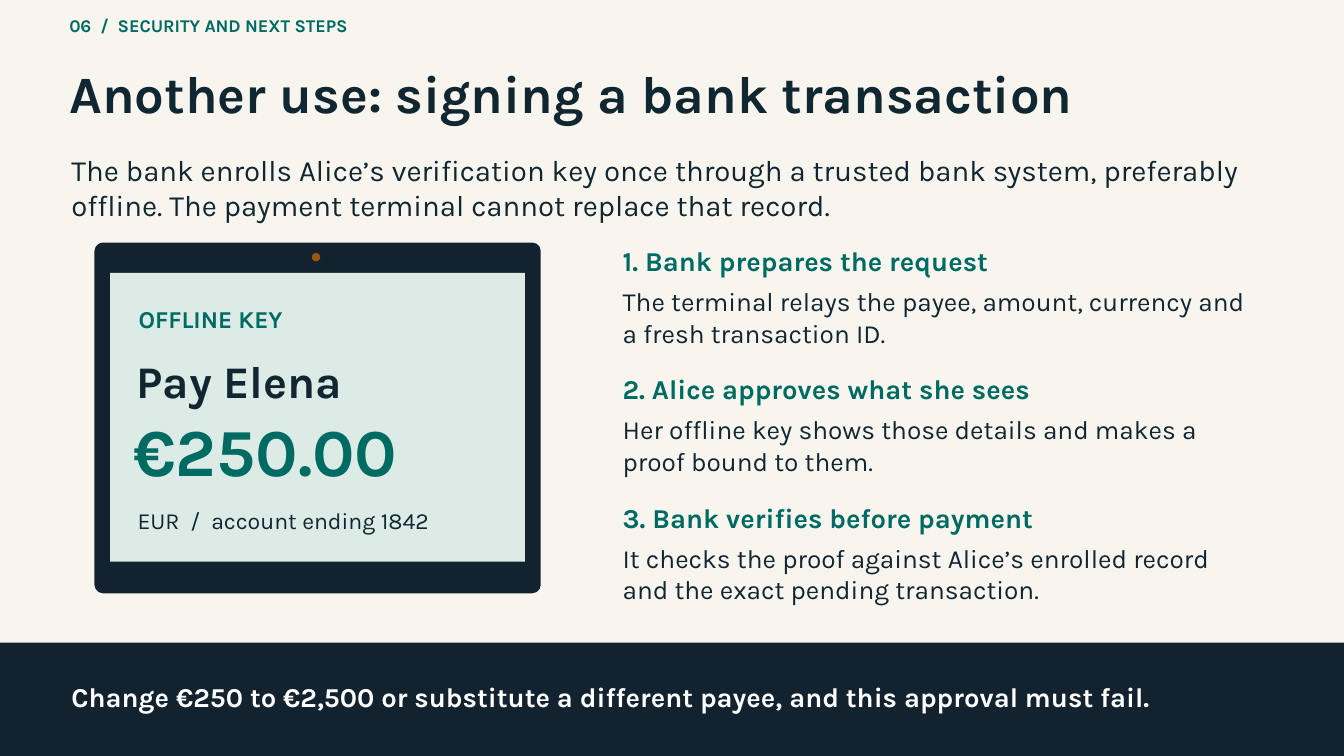
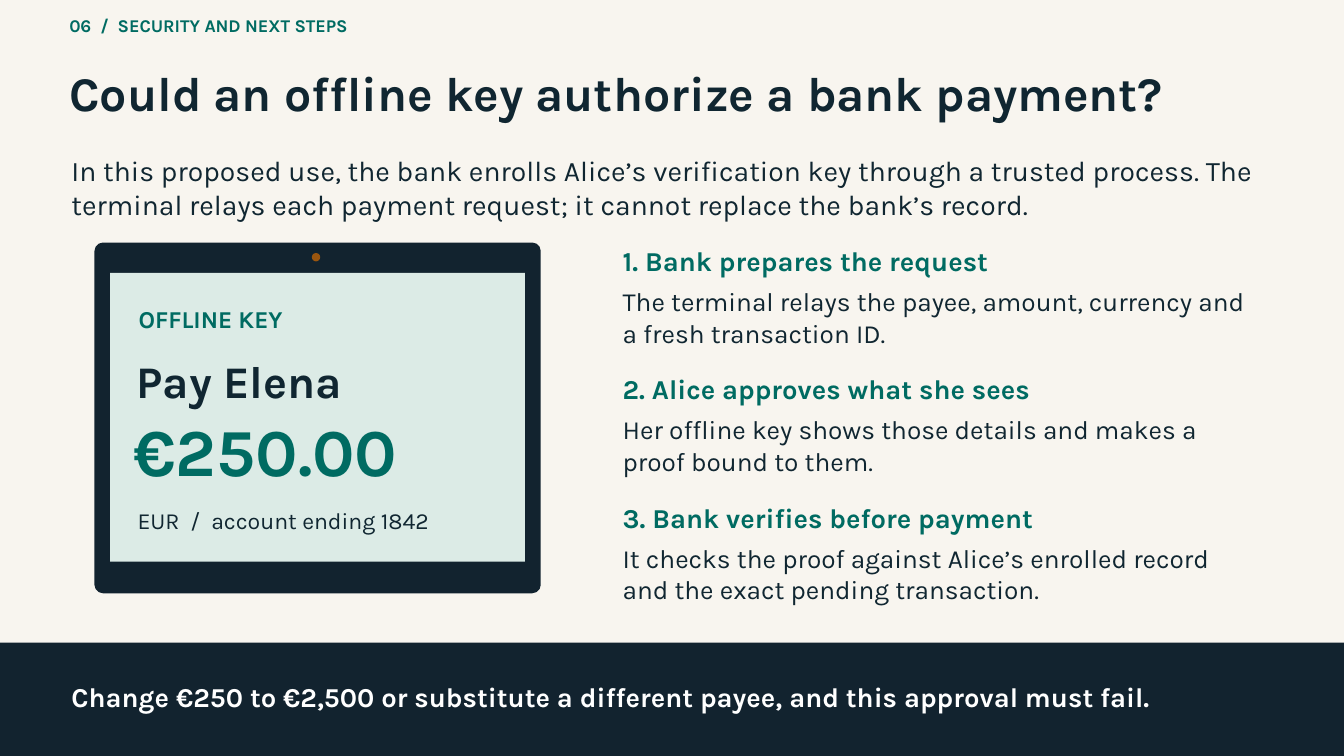
Before and after one commit to magnux/neural_cryptography, a slide deck: slide 26 of docs/presentation/neural-cryptography.pptx. Drawn at 1344x756 pixels with LibreOffice and Linux fonts; fonts in the diff are those of the drawing. Boxes give left, top, right and bottom in pixels: in the first picture for what was removed or moved away, otherwise in the second. Text is boxed around its words. In the diff, an @@ line names an element or a change of style, - is before the commit and + after.

```diff
--- a/docs/presentation/neural-cryptography.pptx
+++ b/docs/presentation/neural-cryptography.pptx
@@ text at (69,76,1163,123): text changed; size 37.5 to 34.5 pt @@
-Another use: signing a bank transaction
+Could an offline key authorize a bank payment?
@@ text at (71,161,1252,222): text changed; size 21 to 20.2 pt @@
-The bank enrolls Alice’s verification key once through a trusted bank system, preferably offline. The payment terminal cannot replace that record.
+In this proposed use, the bank enrolls Alice’s verification key through a trusted process. The terminal relays each payment request; it cannot replace the bank’s record.
```
Also in this commit, not shown: 27 other slides changed, 1 other file.
